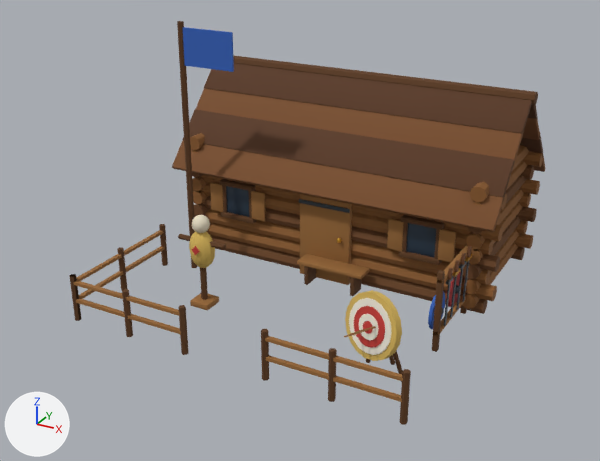
One commit to the glTF model modele3d/export/mapa/koszary_poz07.glb: the scene before it, then after it.
Both versions are drawn from a camera (50 mm lens) standing at (6.78, -12.92, 7.62) and looking at (-0.02, -0.55, 1.43). The lights are fixed; the arrows at lower left show +X, +Y and +Z. The picture after the commit comes second. Vertices at exactly the same position are counted once.

Script lines for the objects in view, before the commit:
```python
me_koszary_poz07 = bpy.data.meshes.new('koszary_poz07')
me_koszary_poz07.from_pydata(...)  # 3290 vertices, 6152 faces; spans x -3.45..3.45, y -3.26..3.72, z -0.01..5.0
me_koszary_poz07.materials.append(mat_mapa_log_dark)  # brown #6b4423
me_koszary_poz07.materials.append(mat_mapa_log)  # brown #8a5a2b
me_koszary_poz07.materials.append(mat_mapa_shingle)  # brown #7a4e2a
me_koszary_poz07.materials.append(mat_mapa_shingle_dark)  # brown #5a3820
me_koszary_poz07.materials.append(mat_mapa_wood_dark)  # brown #5e3b1c
me_koszary_poz07.materials.append(mat_mapa_wood)  # brown #9a6a36
me_koszary_poz07.materials.append(mat_mapa_iron)  # greyish blue #4d545c
me_koszary_poz07.materials.append(mat_mapa_gold)  # orange #e0ac3c
me_koszary_poz07.materials.append(mat_mapa_glass)  # dark blue #2a3a4a
me_koszary_poz07.materials.append(mat_mapa_leather)  # brown #6e4428
me_koszary_poz07.materials.append(mat_mapa_banner)  # blue #2f5fb8
me_koszary_poz07.materials.append(mat_mapa_banner_red)  # red #a82a2a
me_koszary_poz07.materials.append(mat_mapa_straw)  # yellow #d4b25a
me_koszary_poz07.materials.append(mat_mapa_canvas)  # pale yellow #e6dcc2
me_koszary_poz07.materials.append(mat_mapa_target_r)  # red #c23a32
me_koszary_poz07.materials.append(mat_mapa_target_w)  # white #efe9da
ob_koszary_poz07 = bpy.data.objects.new('koszary_poz07', me_koszary_poz07)
ob_koszary_poz07.location = (0.0, 0.0, 0.0)
```
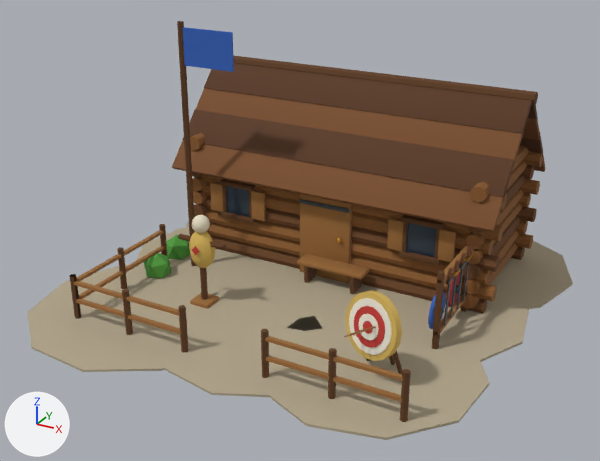
Location of each change, [x1, y1, x2, y2] in pixels of the pictures (600 x 461 px):
'koszary_poz07', reshaped (14% wider): before [69, 21, 546, 425]; after [27, 21, 573, 440]
part 1 of me_koszary_poz07, added (beige): after [27, 265, 198, 372]
part 2 of me_koszary_poz07, added (beige): after [134, 227, 245, 295]
part 3 of me_koszary_poz07, added (mostly hidden): after [186, 222, 252, 259]
part 4 of me_koszary_poz07, added (beige): after [155, 292, 286, 397]
part 5 of me_koszary_poz07, added (beige): after [218, 257, 327, 331]
part 6 of me_koszary_poz07, added (beige): after [259, 316, 489, 440]
part 7 of me_koszary_poz07, added (beige): after [308, 279, 529, 365]
part 8 of me_koszary_poz07, added (beige): after [407, 241, 573, 311]
part 9 of me_koszary_poz07, added (green): after [166, 235, 190, 260]
part 10 of me_koszary_poz07, added (green): after [144, 254, 171, 278]

What the commit changed:
Material 'mapa_gravel' (mat_mapa_gravel) is new.
Its base color is (0.451, 0.381, 0.262) (beige #b3a68c).
Its roughness is 0.95.
Material 'mapa_leaves' (mat_mapa_leaves) is new.
Its base color is (0.0782, 0.323, 0.0423) (green #4f9a3a).
Its roughness is 0.85.
me_koszary_poz07 is used by ob_koszary_poz07; location (0.0, 0.0, 0.0).
me_koszary_poz07 had 3290 vertices, 6152 faces and spanned x -3.45..3.45, y -3.26..3.72, z -0.01..5.0.
me_koszary_poz07 now has 3590 vertices, 6676 faces and spans x -4.43..4.43, y -4.48..4.42, z -0.11..5.0.
me_koszary_poz07 part 1: a new loose piece, a 10-sided cylinder along z spanning x -4.426..-0.307, y -4.482..-0.443, z 0.005..0.045, in mat_mapa_gravel (beige #b3a68c).
me_koszary_poz07 part 2: a new loose piece, a 10-sided cylinder along z spanning x -4.177..-0.65, y -1.554..1.964, z 0.004..0.046, in mat_mapa_gravel (beige #b3a68c).
me_koszary_poz07 part 3: a new loose piece, a 10-sided cylinder along z spanning x -4.192..-0.492, y 0.265..3.965, z 0.003..0.047, in mat_mapa_gravel (beige #b3a68c).
me_koszary_poz07 part 4: a new loose piece, a 10-sided cylinder along z spanning x -1.813..1.944, y -4.001..-0.198, z 0.004..0.046, in mat_mapa_gravel (beige #b3a68c).
me_koszary_poz07 part 5: a new loose piece, a 10-sided cylinder along z spanning x -1.922..1.67, y -1.796..1.775, z 0.003..0.047, in mat_mapa_gravel (beige #b3a68c).
me_koszary_poz07 part 6: a new loose piece, a 10-sided cylinder along z spanning x 0.263..4.027, y -3.983..-0.135, z 0.003..0.047, in mat_mapa_gravel (beige #b3a68c).
me_koszary_poz07 part 7: a new loose piece, a 10-sided cylinder along z spanning x 0.058..4.157, y -1.865..2.222, z 0.002..0.048, in mat_mapa_gravel (beige #b3a68c).
me_koszary_poz07 part 8: a new loose piece, a 10-sided cylinder along z spanning x 0.308..4.433, y 0.426..4.424, z 0.001..0.049, in mat_mapa_gravel (beige #b3a68c).
me_koszary_poz07 part 9: a new loose piece, an icosphere of 20 faces spanning x -3.47..-2.91, y -0.42..0.11, z -0.11..0.51, in mat_mapa_leaves (green #4f9a3a).
me_koszary_poz07 part 10: a new loose piece, an icosphere of 20 faces spanning x -3.27..-2.74, y -1.33..-0.83, z -0.1..0.5, in mat_mapa_leaves (green #4f9a3a).
Other edits to the shape of me_koszary_poz07 do not show in these pictures.
me_koszary_poz07 gains material mat_mapa_gravel (beige #b3a68c).
me_koszary_poz07 gains material mat_mapa_leaves (green #4f9a3a).
